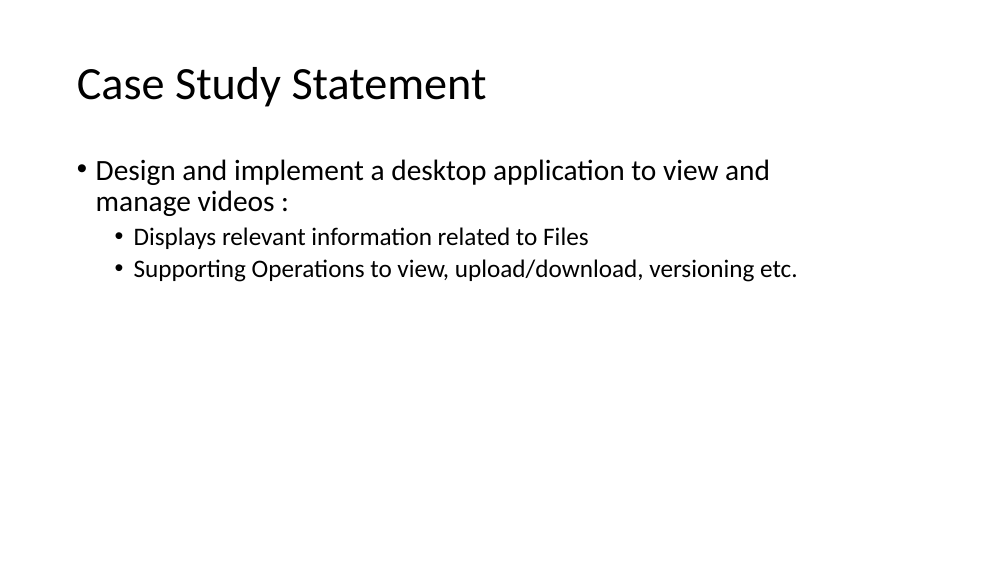
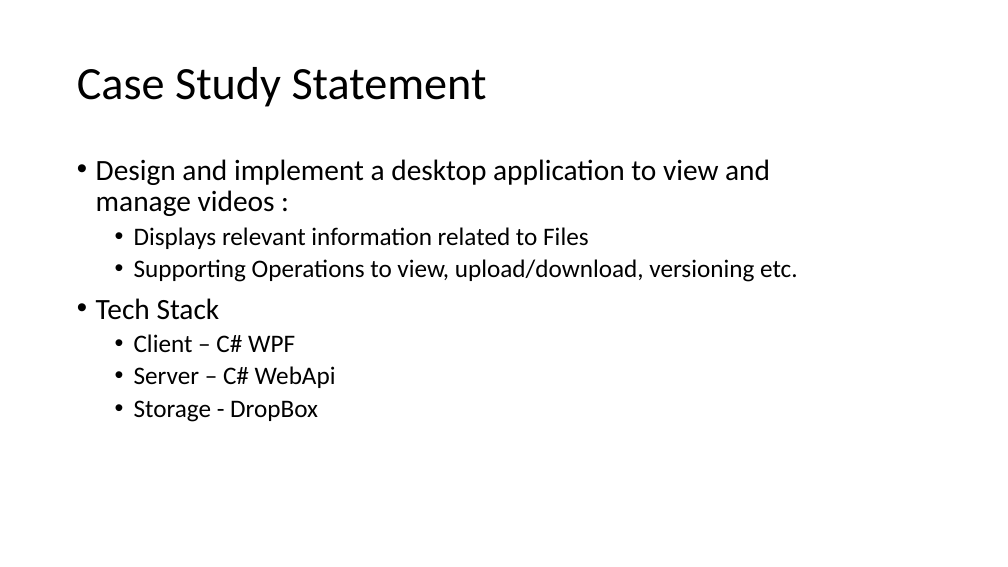
Before and after one commit to a2bhijeet/DropBoxClient, a slide deck: slide 6 of Intuit.pptx. Drawn at 1008x567 pixels with LibreOffice and Linux fonts; fonts in the diff are those of the drawing. Boxes give left, top, right and bottom in pixels: in the first picture for what was removed or moved away, otherwise in the second. Text is boxed around its words. In the diff, an @@ line names an element or a change of style, - is before the commit and + after.

```diff
--- a/Intuit.pptx
+++ b/Intuit.pptx
@@ text at (96, 298, 336, 422): paragraphs added @@
+• Tech Stack
+  • Client – C# WPF
+  • Server – C# WebApi
+  • Storage - DropBox
```
Also in this commit, not shown: 2 other slides changed.
